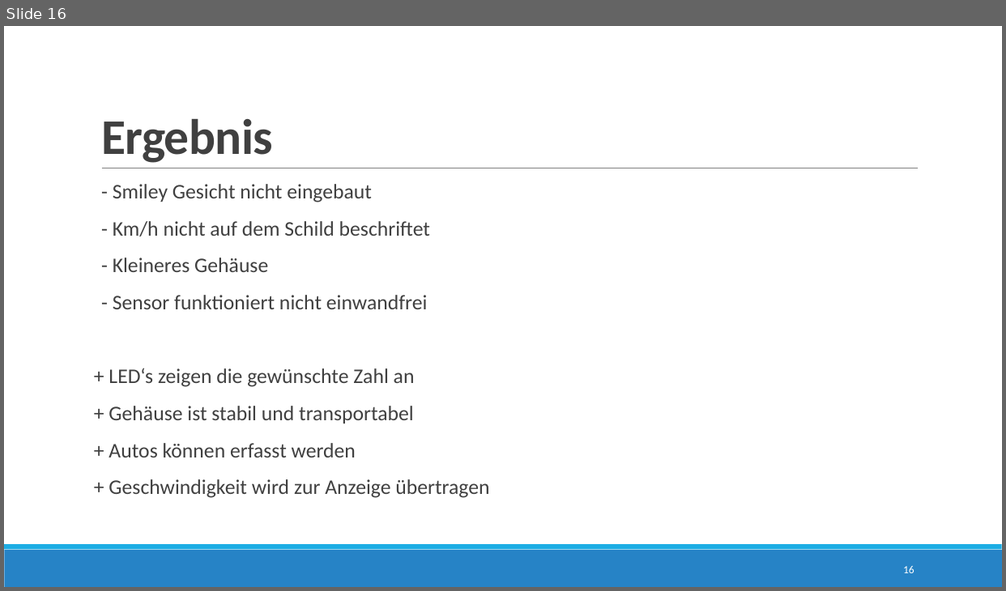
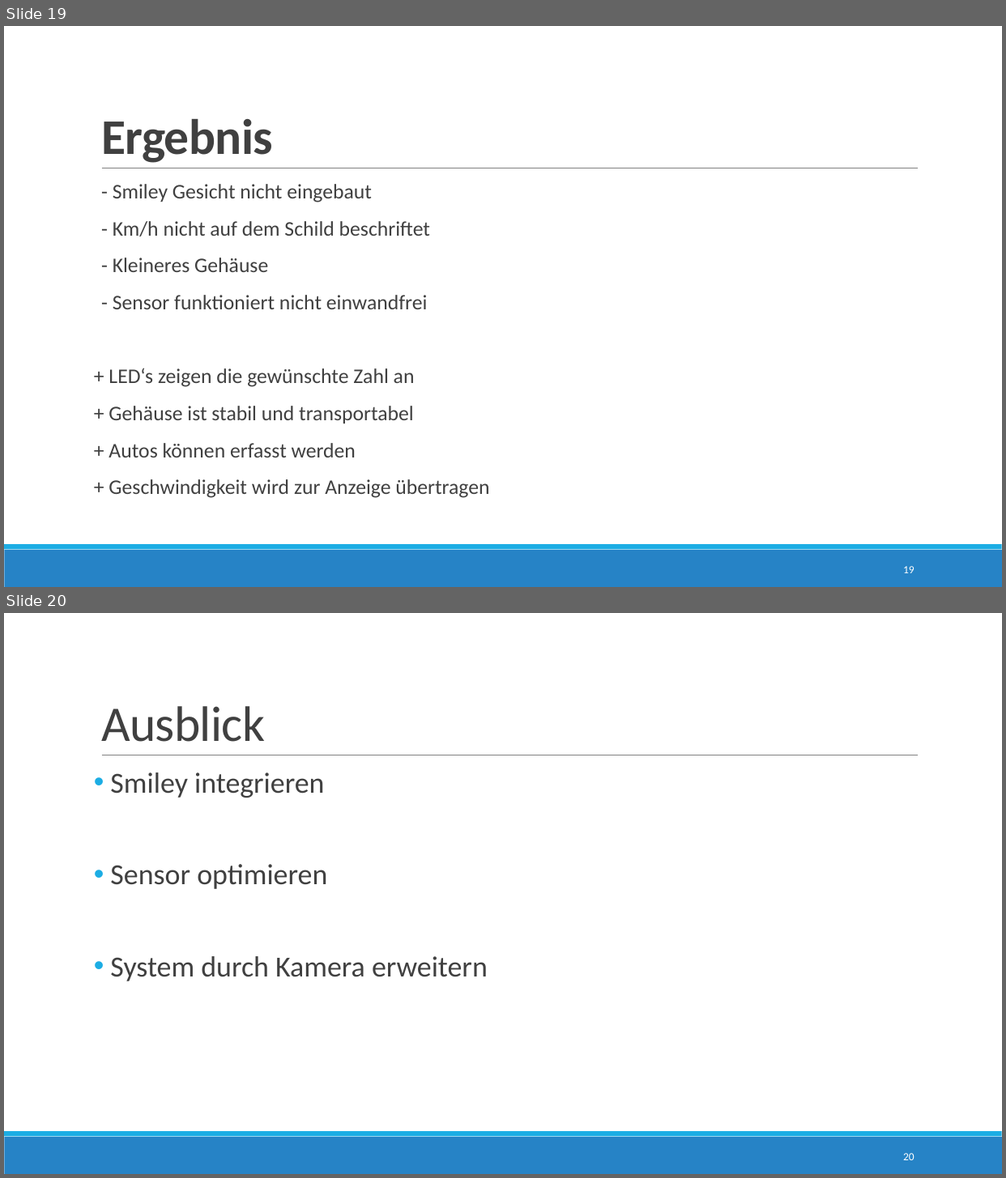
Before and after one commit to JustinF97/Speedy-Tempomessgeraet, a slide deck: Solidworks/Projektarbeit.pptx. Shown one above the other, each under a label of ours: slide 16 before the commit, slides 19 and 20 after it. The pictures are 1006x591 and 1006x1178 pixels, drawn with LibreOffice and Linux fonts; fonts in the diff are those of the drawing. Boxes give left, top, right and bottom in pixels: in the first picture for what was removed or moved away, otherwise in the second. Text is boxed around its words. In the diff, an @@ line names an element or a change of style, - is before the commit and + after.

```diff
--- a/Solidworks/Projektarbeit.pptx
+++ b/Solidworks/Projektarbeit.pptx
@@ slide 20 added at (x1=4, y1=613, x2=1002, y2=1174), background #FFFFFF; not listed: 3 template elements that a slide beside it also shows @@
@@ title added at (x1=101, y1=706, x2=265, y2=742), 48 pt, text #404040 @@
+Ausblick
@@ text added at (x1=110, y1=773, x2=488, y2=982), 28 pt, text #404040 @@
+• Smiley integrieren
+• Sensor optimieren
+• System durch Kamera erweitern
@@ page number added at (x1=903, y1=1153, x2=914, y2=1161), 10.5 pt, text #FFFFFF @@
+20
@@ what was slide 16 is now slide 19 @@
@@ page number at (x1=903, y1=566, x2=914, y2=574): text changed @@
-16
+19
```
Also in this commit, not shown: 3 other slides added.
